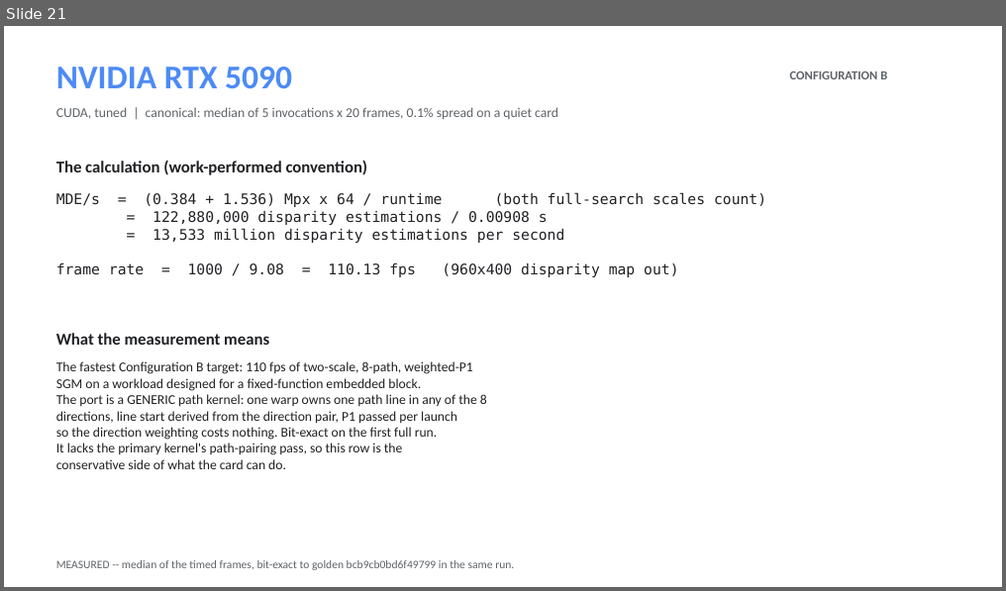
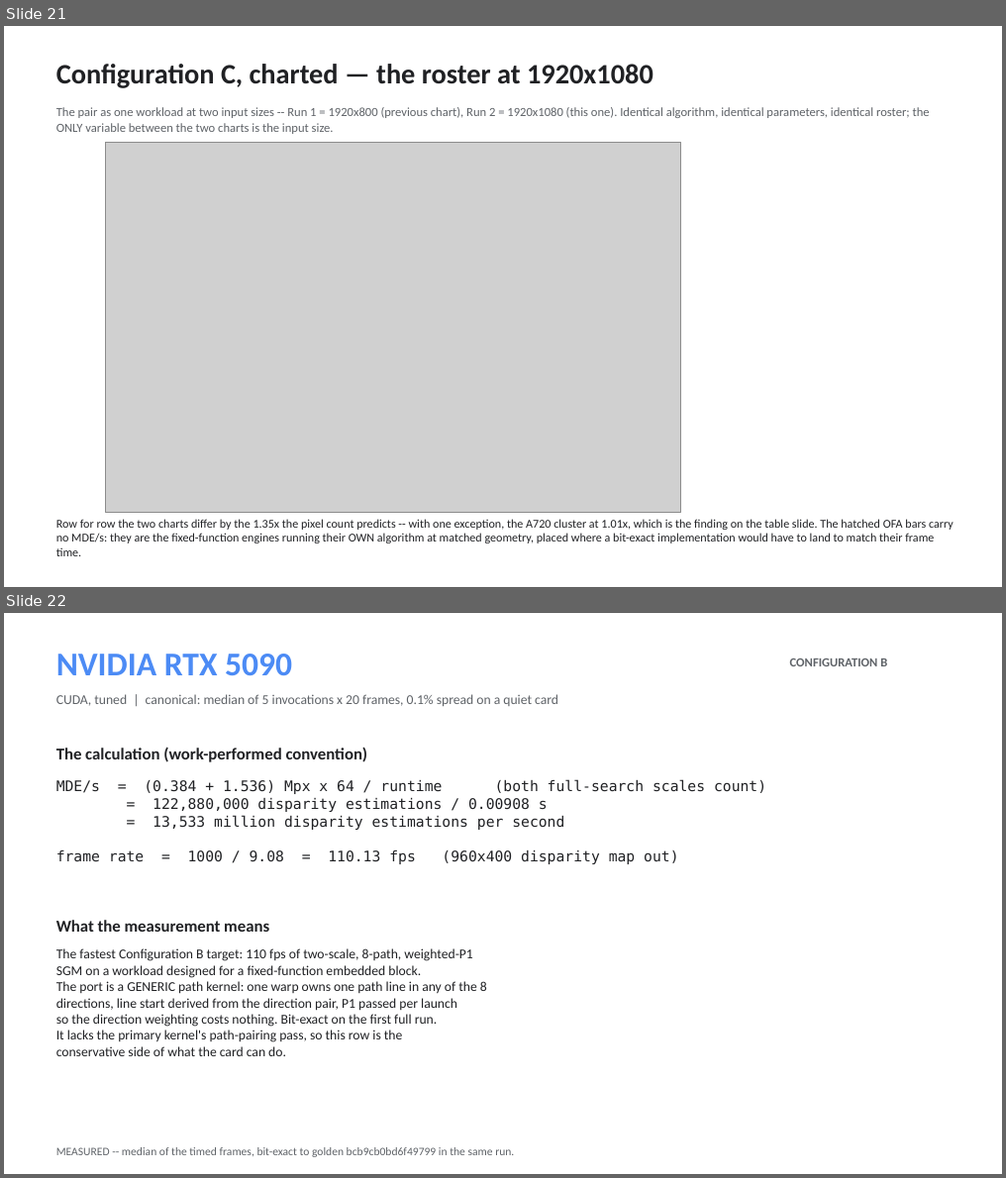
Before and after one commit to kylefoxaustin/sgm-bench, a slide deck: docs/sgm-results.pptx. Shown one above the other, each under a label of ours: slide 21 before the commit, slides 21 and 22 after it. The pictures are 1006x591 and 1006x1178 pixels, drawn with LibreOffice and Linux fonts; fonts in the diff are those of the drawing; grey boxes stand for pictures. Boxes give left, top, right and bottom in pixels: in the first picture for what was removed or moved away, otherwise in the second. Text is boxed around its words. In the diff, an @@ line names an element or a change of style, - is before the commit and + after.

Commit message:
charts: the OFA engines get bars, and the pair is titled Run 1 / Run 2
The fixed-function engines were a purple text box beside the Config B chart
and absent entirely from Config C, which had no chart at all. Both now carry
them as HATCHED bars, placed by wall-clock equivalence: where a bit-exact
implementation would have to land to match that engine's frame time -- the
same 'time only' quantity the tables already print. Hatched, never solid,
with the caveat under the axis, because they run their own algorithm and
have no MDE/s in this work convention.

New docs/run1_mde.png (1920x800) and docs/run2_mde.png (1920x1080), titled
as the single-variable pair Run 1 / Run 2 per the presentation convention --
no reference to Configuration A's scene, since the whole point of the pair
is that the ONLY variable is input size. docs/results_b.png superseded by
run1_mde.png and removed; scripts/make_chart_c.py added; the deck gains a
Run 2 chart slide (31 slides) and the README embeds both.

```diff
--- a/docs/sgm-results.pptx
+++ b/docs/sgm-results.pptx
@@ slide 21 added at (4, 26, 1002, 587), background #FFFFFF @@
@@ text added at (56, 64, 653, 88), 27 pt, text #202124, bold @@
+Configuration C, charted — the roster at 1920x1080
@@ text added at (56, 107, 930, 134), 12 pt, text #5F6368 @@
+The pair as one workload at two input sizes -- Run 1 = 1920x800 (previous chart), Run 2 = 1920x1080 (this one). Identical algorithm, identical parameters, identical roster; the ONLY variable between the two charts is the input size.
@@ picture added at (105, 142, 681, 513) @@
@@ text added at (56, 519, 953, 557), 11.5 pt, text #202124 @@
+Row for row the two charts differ by the 1.35x the pixel count predicts -- with one exception, the A720 cluster at 1.01x, which is the finding on the table slide. The hatched OFA bars carry no MDE/s: they are the fixed-function engines running their OWN algorithm at matched geometry, placed where a bit-exact implementation would have to land to match their frame time.
@@ what was slide 21 is now slide 22 @@
```
Also in this commit, not shown: 6 other files.
